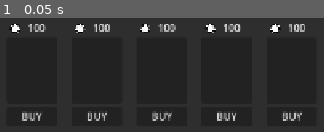
Above: before the commit, frame 1.
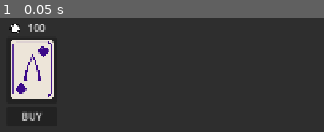
Above: after the commit, the same moment.

Repository: ClipperDev/spinning-game
Game: Godot game, scene res://ui/shop.tscn
The game is run twice, just before and just after one commit, with the same random seed, the same clock (stepped at 60 frames per second) and the same inputs. This scene is started directly instead of the project's main scene.
Inputs:
- Up to frame 1 (0.05 s): no input

The runs differ from the first frame. In frame 1, 9.7% of the frame differs, in the area x 3-95%, y 5-91%.
Error after the commit: Out of bounds get index '0' (on base: 'Array[ShopItem]') (res://scripts/shop.gd:17)

Commit message:
start working on shop

Diff:
--- /dev/null
+++ b/items/items_equipped/item_equipped.tscn
@@ -0,0 +1,6 @@
+[gd_scene format=3 uid="uid://ogprqt2j0pli"]
+
+[ext_resource type="Script" uid="uid://brcbrxb8xrux" path="res://scripts/item_equipped.gd" id="1_8vrf4"]
+
+[node name="ItemEquipped" type="Node2D" unique_id=1420691347]
+script = ExtResource("1_8vrf4")
--- /dev/null
+++ b/items/shop_item.tscn
@@ -0,0 +1,6 @@
+[gd_scene format=3 uid="uid://buqr2wvqr8ame"]
+
+[ext_resource type="Script" uid="uid://bgjiwmsp2xfqv" path="res://scripts/shop_item.gd" id="1_fo3mo"]
+
+[node name="shop_item" type="Node2D" unique_id=1664078754]
+script = ExtResource("1_fo3mo")
--- /dev/null
+++ b/items/shop_item_default.tres
@@ -0,0 +1,7 @@
+[gd_resource type="Resource" script_class="ShopItem" format=3 uid="uid://dh3a3xnntik5p"]
+
+[ext_resource type="Script" uid="uid://bgjiwmsp2xfqv" path="res://scripts/shop_item.gd" id="1_v034t"]
+
+[resource]
+script = ExtResource("1_v034t")
+metadata/_custom_type_script = "uid://bgjiwmsp2xfqv"
--- /dev/null
+++ b/scripts/item_equipped.gd
@@ -0,0 +1,8 @@
+class_name ItemEquipped
+extends Node2D
+
+var item_count: int
+var image: Control
+
+func update_item(count) -> void:
+	pass
--- a/scripts/shop.gd
+++ b/scripts/shop.gd
@@ -1,6 +1,9 @@
 extends Panel
 
 @onready var shop_item = preload("res://ui/shop_item.tscn")
+@onready var player = Global.player
+
+var cur_items: Array[ShopItem]
 
 func _ready() -> void:
 	setup_shop()
@@ -11,3 +14,25 @@
 	for i in 5:
 		var item = shop_item.instantiate()
 		get_child(0).add_child(item)
+		item.get_child(0).text = cur_items[i].cost
+		item.get_child(1).tooltip_text = cur_items[i].description
+		item.get_child(2).texture = cur_items[i].image
+		item.get_child(3).pressed.connect(buy_item)
+
+
+func buy_item() -> void:
+	for i in get_child(0).get_children():
+		if i.get_child(3).button_pressed:
+			var id = i.get_index()
+			if cur_items[id].cost > player.chips: return
+			player.chips -= cur_items[id].cost
+
+			if cur_items[id].item is WheelSlot:
+				player.ui.wheel.start_replacing(cur_items[id].item)
+
+			elif cur_items[id].item.is_class("ItemEquipped"):
+				var item = cur_items[id].item.instantiate()
+				player.get_node("passive_items").add_child(item)
+
+			cur_items[id] = null
+			i.queue_free()
--- /dev/null
+++ b/scripts/shop_item.gd
@@ -0,0 +1,7 @@
+class_name ShopItem
+extends Resource
+
+@export var cost: int
+@export var item: Resource
+@export var image: CompressedTexture2D
+@export var description: String
--- a/ui/shop_item.tscn
+++ b/ui/shop_item.tscn
@@ -1,6 +1,7 @@
 [gd_scene format=3 uid="uid://c85nyatcxibyc"]
 
 [ext_resource type="Texture2D" uid="uid://dpus87o53r46p" path="res://pngs/chip.png" id="1_mgmnk"]
+[ext_resource type="Texture2D" uid="uid://cjjhywxvewnlx" path="res://pngs/cards/spades_A.png" id="2_7kxbi"]
 
 [node name="shop_item" type="Control" unique_id=407288892]
 custom_minimum_size = Vector2(100, 171)
@@ -31,9 +32,11 @@
 offset_bottom = 132.0
 
 [node name="image" type="Sprite2D" parent="." unique_id=1702739787]
-position = Vector2(41, 70)
+position = Vector2(41, 78)
+scale = Vector2(0.272, 0.27199996)
+texture = ExtResource("2_7kxbi")
 
-[node name="Button" type="Button" parent="." unique_id=1028702862]
+[node name="button" type="Button" parent="." unique_id=1028702862]
 layout_mode = 0
 offset_top = 138.0
 offset_right = 81.0
--- a/ui/wheel.tscn
+++ b/ui/wheel.tscn
@@ -8,6 +8,7 @@
 [ext_resource type="Texture2D" uid="uid://bl3p1rn0fhp41" path="res://pngs/wheel_spike.png" id="6_kma0d"]
 
 [node name="wheel" type="Control" unique_id=1075253300]
+z_index = 1
 layout_mode = 3
 anchors_preset = 0
 script = ExtResource("1_s2jd5")
Not shown, added: scripts/item_equipped.gd.uid
Not shown, added: scripts/shop_item.gd.uid
